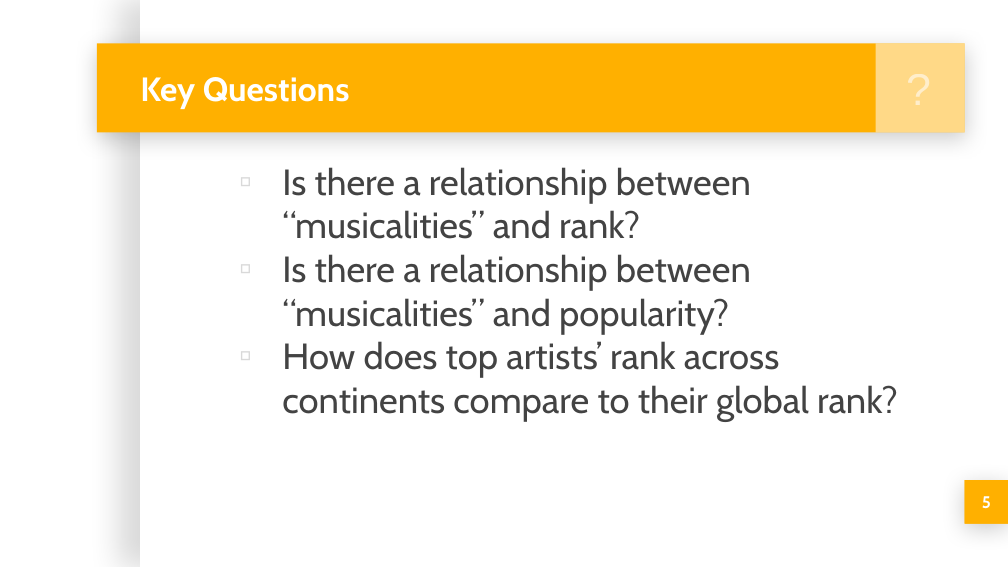
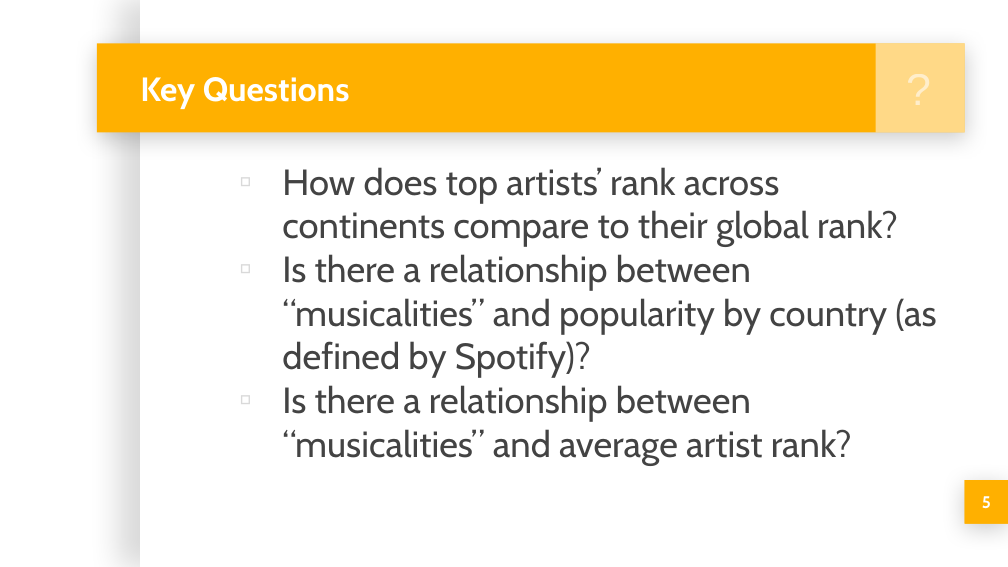
Before and after one commit to michellesimek/project_1, a slide deck: slide 5 of Project 1 PPT.pptx. Drawn at 1008x567 pixels with LibreOffice and Linux fonts; fonts in the diff are those of the drawing; background and template pictures are left out. Boxes give left, top, right and bottom in pixels: in the first picture for what was removed or moved away, otherwise in the second. Text is boxed around its words. In the diff, an @@ line names an element or a change of style, - is before the commit and + after.

```diff
--- a/Project 1 PPT.pptx
+++ b/Project 1 PPT.pptx
@@ text at box(282, 167, 751, 334): paragraphs removed @@
-  ▫ Is there a relationship between “musicalities” and rank?
-  ▫ Is there a relationship between “musicalities” and popularity?
@@ text at box(282, 254, 936, 465): paragraphs added @@
+  ▫ Is there a relationship between “musicalities” and popularity by country (as defined by Spotify)?
+  ▫ Is there a relationship between “musicalities” and average artist rank?
```
Also in this commit, not shown: 9 other slides changed, 11 slides added.
